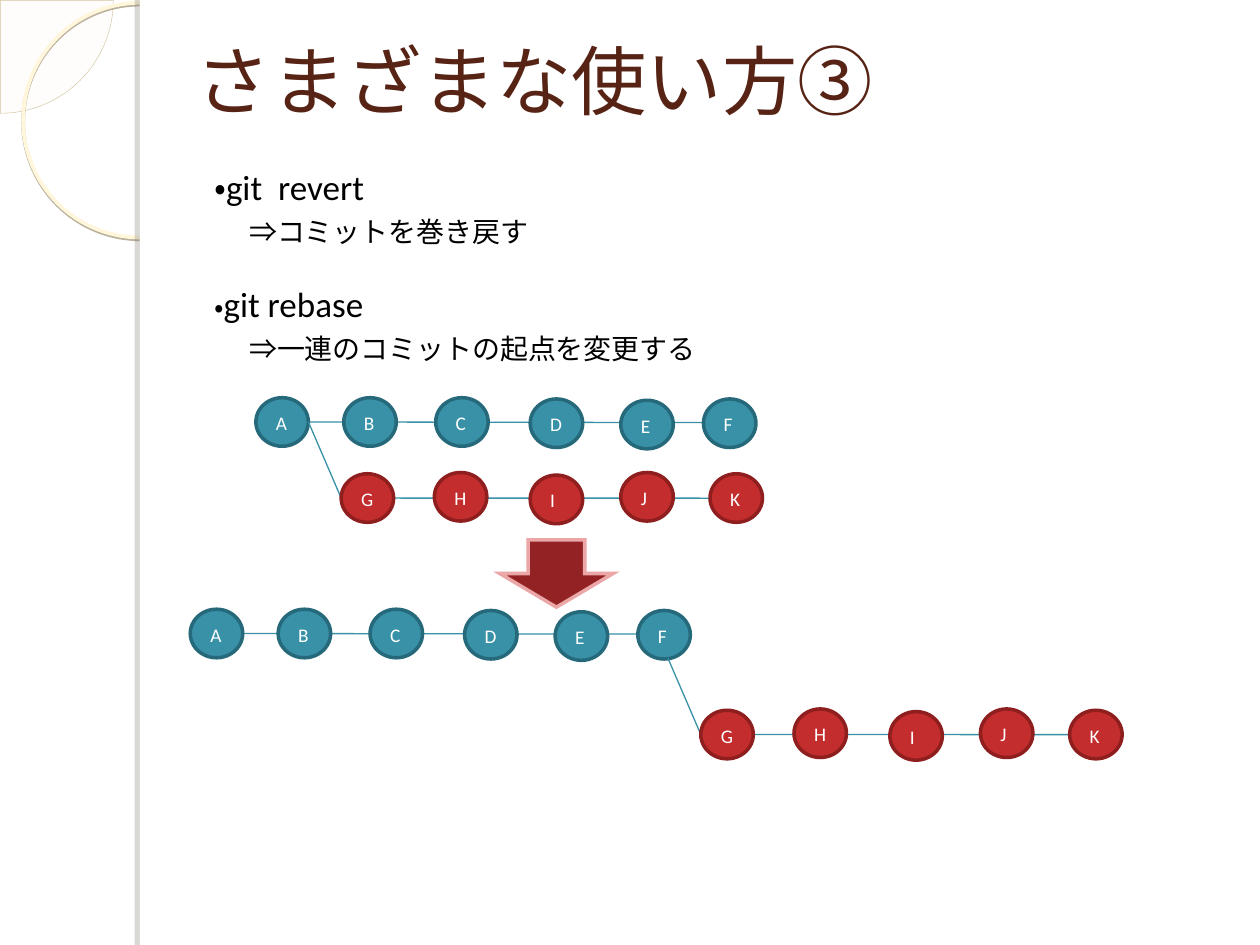
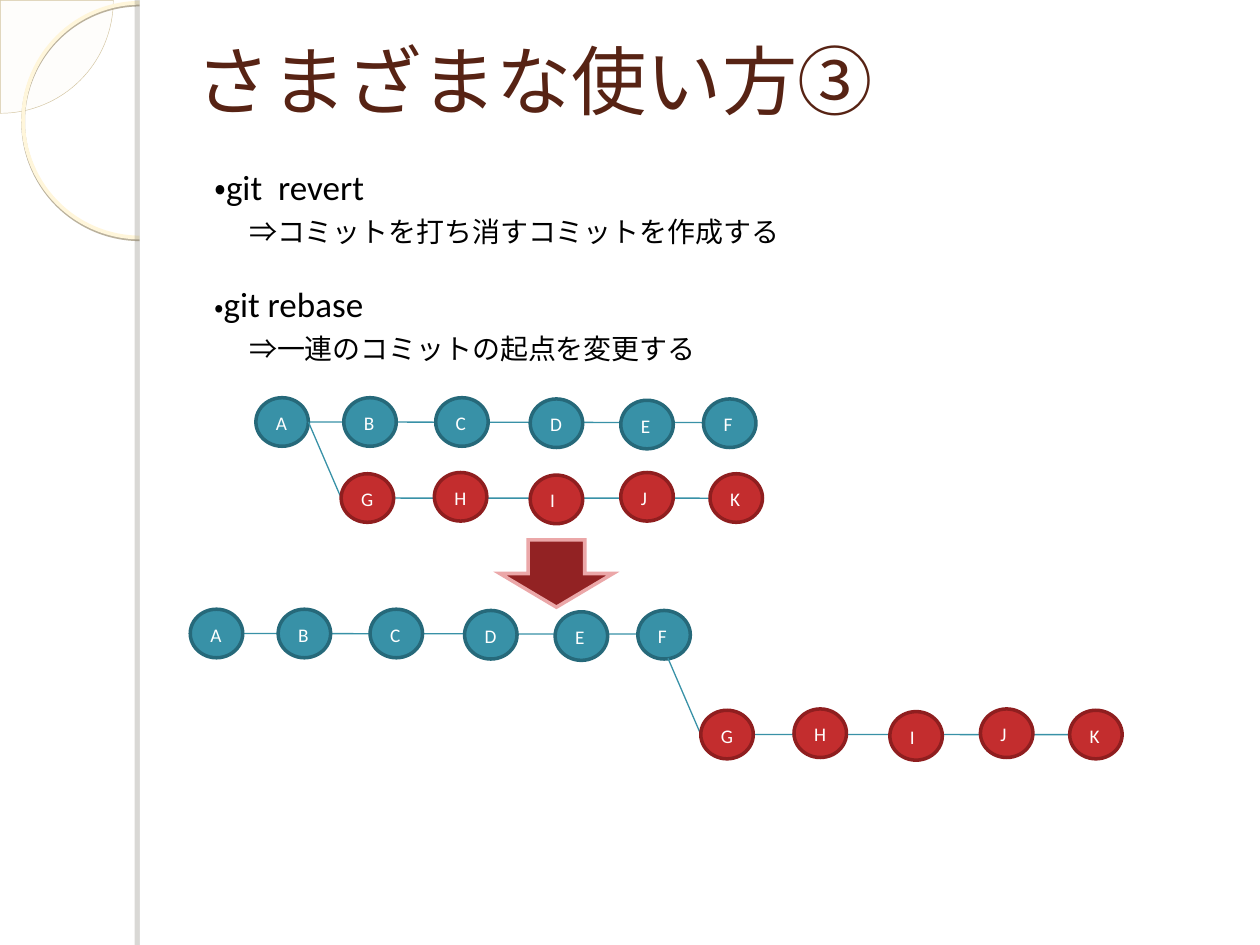
Before and after one commit to kubotake5105/cherrypick, a slide deck: slide 36 of 再びgit.ppt. Drawn at 1260x945 pixels with LibreOffice and Linux fonts; fonts in the diff are those of the drawing; background and template pictures are left out. Boxes give left, top, right and bottom in pixels: in the first picture for what was removed or moved away, otherwise in the second. Text is boxed around its words. In the diff, an @@ line names an element or a change of style, - is before the commit and + after.

Commit message:
修正

```diff
--- a/再びgit.ppt
+++ b/再びgit.ppt
@@ text at [249,218,779,245]: text changed @@
-⇒コミットを巻き戻す
+⇒コミットを打ち消すコミットを作成する
```
